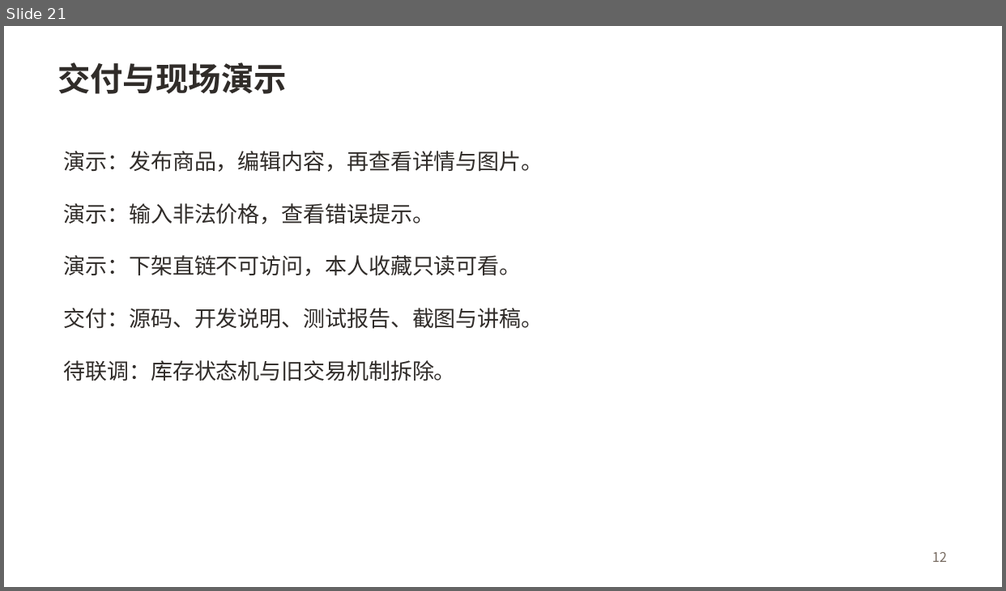
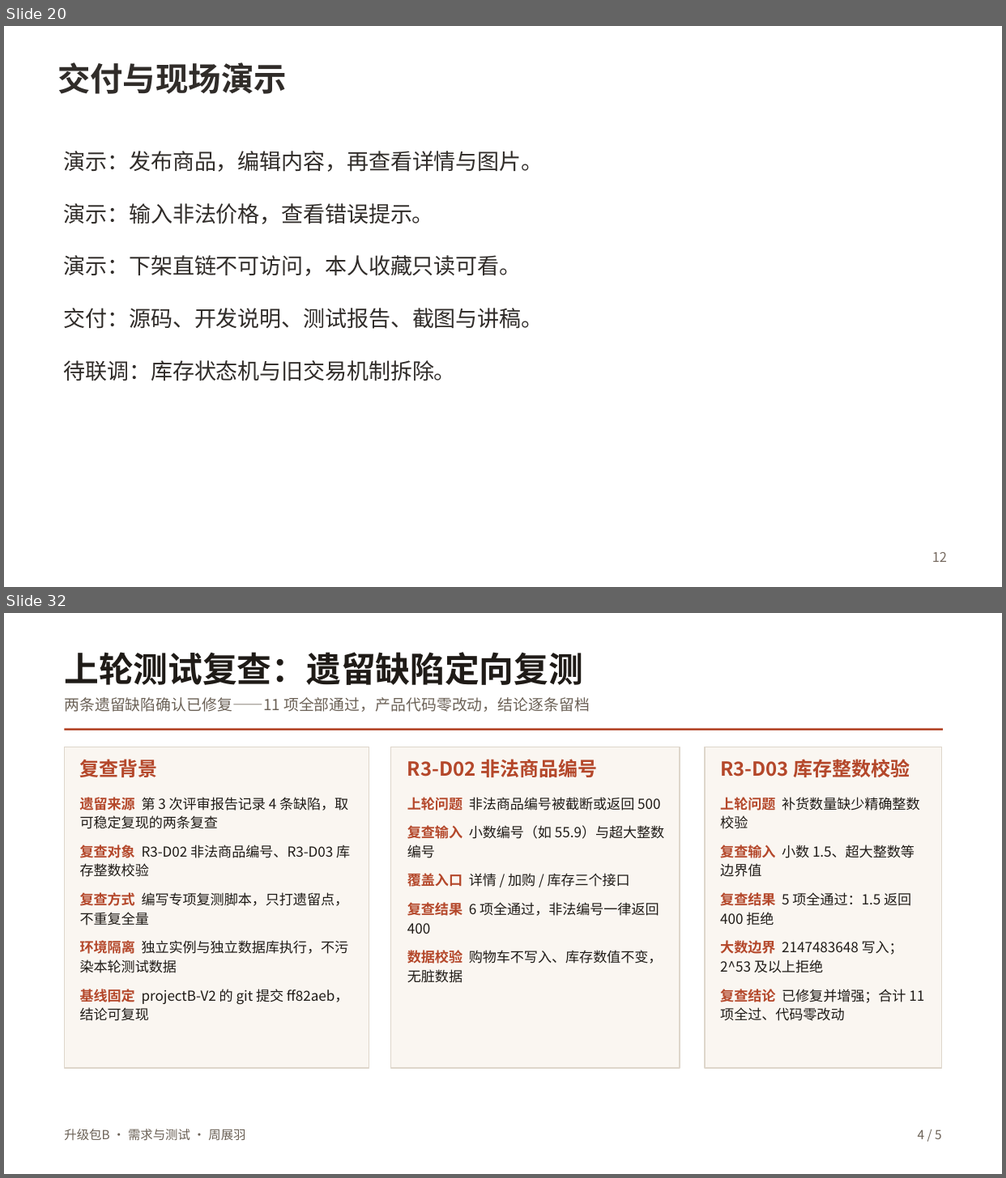
Before and after one commit to hds556/se-course-project, a slide deck: 成果物/第二组第四次阶段性评审报告.pptx. Shown one above the other, each under a label of ours: slide 21 before the commit, slides 20 and 32 after it; the slides between them are not shown. The pictures are 1006x591 and 1006x1178 pixels, drawn with LibreOffice and Linux fonts; fonts in the diff are those of the drawing. Boxes give left, top, right and bottom in pixels: in the first picture for what was removed or moved away, otherwise in the second. Text is boxed around its words. In the diff, an @@ line names an element or a change of style, - is before the commit and + after.

Commit message:
成果物: 更新第四次阶段性评审报告并补充汇报PPT副本

```diff
--- a/成果物/第二组第四次阶段性评审报告.pptx
+++ b/成果物/第二组第四次阶段性评审报告.pptx
@@ slide 32 added at [4, 613, 1002, 1174], background #FFFFFF @@
@@ text added at [64, 652, 583, 685], 25 pt, text #1F1B17, bold @@
+上轮测试复查：遗留缺陷定向复测
@@ text added at [64, 697, 590, 712], 11 pt, text #6B6156 @@
+两条遗留缺陷确认已修复——11 项全部通过，产品代码零改动，结论逐条留档
@@ rectangle added at [64, 729, 942, 730], fill #B4472A @@
@@ rectangle added at [64, 747, 368, 1068], fill #FAF6F1, outline #DED6CB 0.75 pt @@
@@ rectangle added at [391, 747, 680, 1068], fill #FAF6F1, outline #DED6CB 0.75 pt @@
@@ rectangle added at [705, 747, 942, 1068], fill #FAF6F1, outline #DED6CB 0.75 pt @@
@@ text added at [80, 759, 158, 777], 14 pt, text #B4472A, bold @@
+复查背景
@@ text added at [407, 759, 597, 777], 14 pt, text #B4472A, bold @@
+R3-D02 非法商品编号
@@ text added at [720, 759, 910, 777], 14 pt, text #B4472A, bold @@
+R3-D03 库存整数校验
@@ text added at [80, 797, 350, 1021], 10 pt, text #1F1B17 @@
+遗留来源 第 3 次评审报告记录 4 条缺陷，取可稳定复现的两条复查
+复查对象 R3-D02 非法商品编号、R3-D03 库存整数校验
+复查方式 编写专项复测脚本，只打遗留点，不重复全量
+环境隔离 独立实例与独立数据库执行，不污染本轮测试数据
+基线固定 projectB-V2 的 git 提交 ff82aeb，结论可复现
@@ text added at [407, 797, 664, 983], 10 pt, text #1F1B17 @@
+上轮问题 非法商品编号被截断或返回 500
+复查输入 小数编号（如 55.9）与超大整数编号
+覆盖入口 详情 / 加购 / 库存三个接口
+复查结果 6 项全通过，非法编号一律返回 400
+数据校验 购物车不写入、库存数值不变，无脏数据
@@ text added at [720, 797, 924, 1021], 10 pt, text #1F1B17 @@
+上轮问题 补货数量缺少精确整数校验
+复查输入 小数 1.5、超大整数等边界值
+复查结果 5 项全通过：1.5 返回 400 拒绝
+大数边界 2147483648 写入；2^53 及以上拒绝
+复查结论 已修复并增强；合计 11 项全过、代码零改动
@@ text added at [64, 1129, 245, 1141], 9 pt, text #6B6156 @@
+升级包B · 需求与测试 · 周展羽
@@ text added at [918, 1130, 942, 1139], 9 pt, text #6B6156 @@
+4 / 5
@@ what was slide 21 is now slide 20 @@
```
Also in this commit, not shown: 6 slides changed, 10 other slides added, 5 slides removed, 1 other file.
